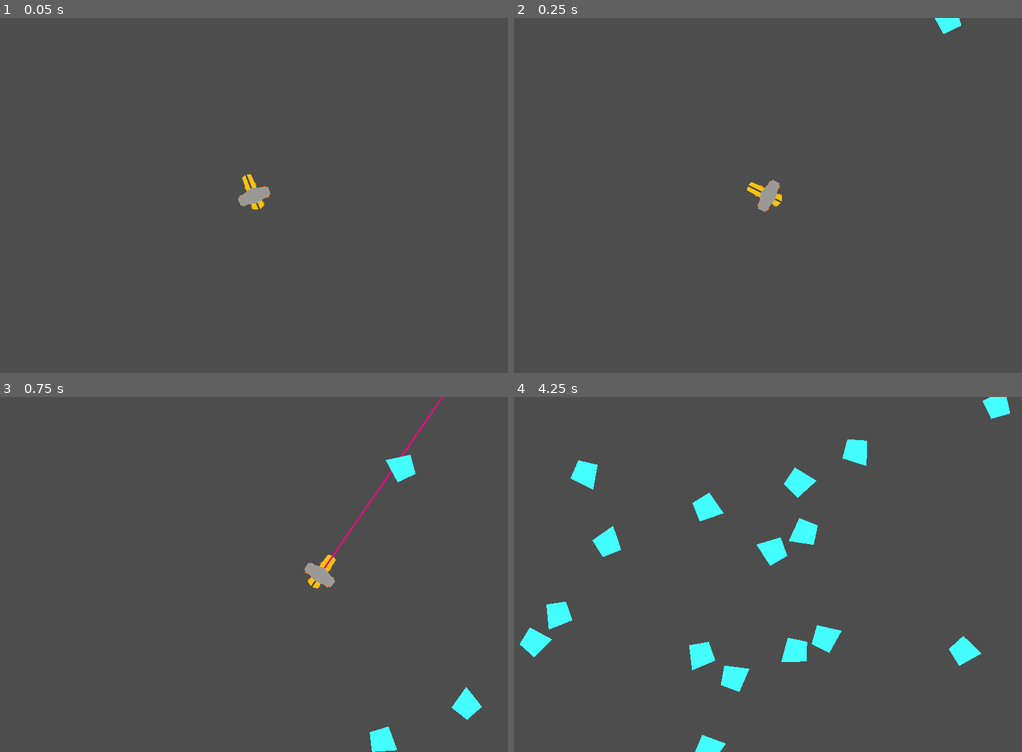
Above: before the commit, frames 1-4 (two rows, left to right).
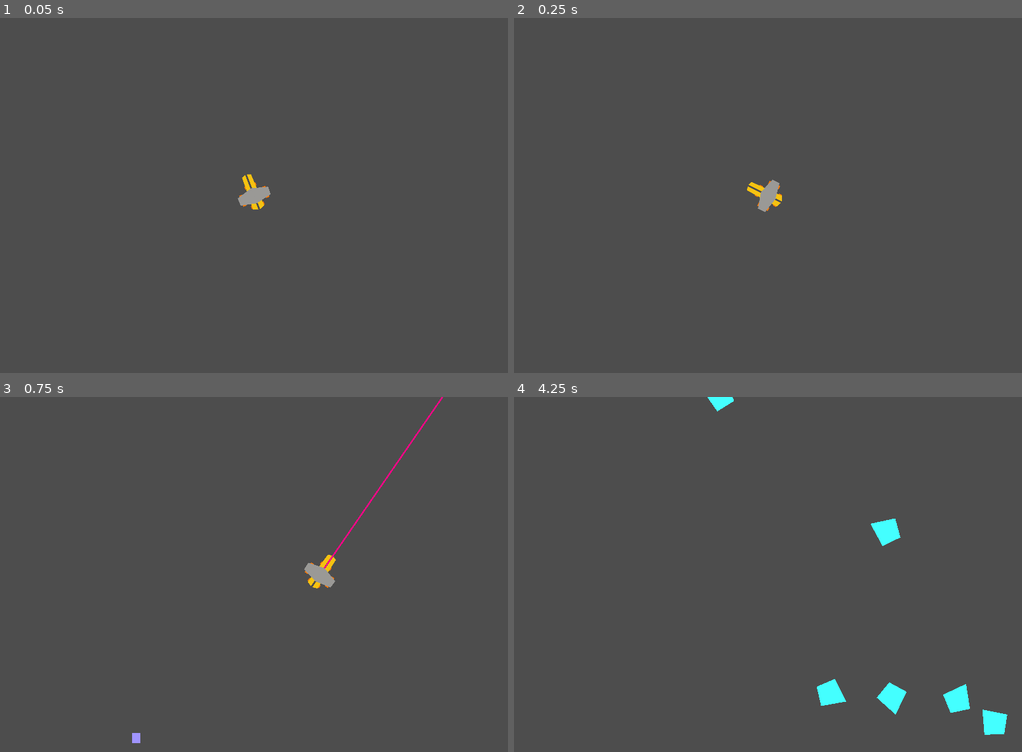
Above: after the commit, the same moments.

Repository: starshinePerigee/gun-with-engine
Game: Godot game, scene res://main.tscn
The game is run twice, just before and just after one commit, with the same random seed, the same clock (stepped at 60 frames per second) and the same inputs.
Inputs (mouse positions are in pixels of both pictures, inside the frame that each line leads up to):
- Up to frame 1 (0.05 s): no input
- Up to frame 2 (0.25 s): no input
- Up to frame 3 (0.75 s): move the mouse to (365, 556) at 0.52 s; hold Right (ui_right) from 0.53 s (still down); click (365, 556) at 0.67 s
- Up to frame 4 (4.25 s): move the mouse to (666, 592) at 1.27 s; release Right (ui_right) at 1.28 s; hold Down (ui_down) 1.28-2.03 s; click (666, 592) at 1.42 s; move the mouse to (818, 496) at 2.02 s; hold Right (ui_right) 2.03-2.78 s; click (818, 496) at 2.17 s; move the mouse to (742, 645) at 2.77 s; hold Up (ui_up) 2.78-3.53 s; click (742, 645) at 2.92 s; move the mouse to (920, 627) at 3.52 s; hold Left (ui_left) from 3.53 s (still down); click (920, 627) at 3.67 s

Frame 1 is identical in both runs. In frame 2, 0.2% of the frame differs, in the area x 82-88%, y 0-5%; in frame 3, 0.9%; in frame 4, 5.8%, in the area x 1-98%, y 0-100%.

Commit message:
Added a heat bar and the initial heat mechanic. This is a game now!

Diff:
--- /dev/null
+++ b/SpawnTimer.gd
@@ -0,0 +1,15 @@
+extends Timer
+
+
+# Called when the node enters the scene tree for the first time.
+func _ready():
+	pass # Replace with function body.
+
+
+# Called every frame. 'delta' is the elapsed time since the previous frame.
+func _process(delta):
+	pass
+
+
+func _on_start_timer_timeout():
+	start()
--- /dev/null
+++ b/heat_bar.gd
@@ -0,0 +1,28 @@
+extends Node2D
+
+@export var base_color = Color('a094ff')
+@export var hot_color = Color('ff0000')
+@export var max_width = 500
+var height = 20
+
+
+# Called when the node enters the scene tree for the first time.
+func _ready():
+	$ColorRect.size = Vector2(max_width, height)
+	$ColorRect.color = base_color
+
+
+# Called every frame. 'delta' is the elapsed time since the previous frame.
+func _process(delta):
+	pass
+
+
+func set_size(width_factor):
+	var new_size = Vector2(max_width * width_factor, height)
+	$ColorRect.size = new_size
+
+func overheat():
+	$ColorRect.color = hot_color
+
+func cooldown():
+	$ColorRect.color = base_color
--- /dev/null
+++ b/heat_bar.tscn
@@ -0,0 +1,20 @@
+[gd_scene load_steps=2 format=3 uid="uid://c4gnnesq6pjp6"]
+
+[ext_resource type="Script" path="res://heat_bar.gd" id="1_1m7ax"]
+
+[node name="HeatBar" type="Node2D"]
+script = ExtResource("1_1m7ax")
+
+[node name="ColorRect" type="ColorRect" parent="."]
+anchors_preset = 8
+anchor_left = 0.5
+anchor_top = 0.5
+anchor_right = 0.5
+anchor_bottom = 0.5
+offset_left = -250.0
+offset_top = -10.0
+offset_right = 250.0
+offset_bottom = 10.0
+grow_horizontal = 2
+grow_vertical = 2
+color = Color(0.627451, 0.580392, 1, 1)
--- a/laser.gd
+++ b/laser.gd
@@ -1,6 +1,13 @@
 extends Area2D
 
 signal please_die(target: String)
+signal laser_strength(strength: float)
+signal laser_overheated
+signal laser_cool
+
+@export var max_laser = 2.0
+var laser_cooling_down = false
+var laser_heat = 0
 
 
 # Called when the node enters the scene tree for the first time.
@@ -10,12 +17,21 @@
 
 # Called every frame. 'delta' is the elapsed time since the previous frame.
 func _process(delta):
-	if Input.is_mouse_button_pressed(MOUSE_BUTTON_LEFT):
+	if Input.is_mouse_button_pressed(MOUSE_BUTTON_LEFT) and not laser_cooling_down:
 		self.show()
 		$CollisionShape2D.disabled = false
+		laser_heat = clamp(laser_heat + delta, 0.0, max_laser)
+		if laser_heat >= max_laser:
+			laser_overheated.emit()
+			laser_cooling_down = true
 	else:
 		self.hide()
 		$CollisionShape2D.disabled = true
+		laser_heat = clamp(laser_heat - delta, 0.0, max_laser)
+		if laser_heat <= 0:
+			laser_cooling_down = false
+			laser_cool.emit()
+	laser_strength.emit(laser_heat / max_laser)
 
 
 func _on_body_entered(body):
--- a/main.tscn
+++ b/main.tscn
@@ -1,9 +1,11 @@
-[gd_scene load_steps=6 format=3 uid="uid://d3avwhqlpip51"]
+[gd_scene load_steps=8 format=3 uid="uid://d3avwhqlpip51"]
 
 [ext_resource type="PackedScene" uid="uid://04kba1s4rs0m" path="res://player.tscn" id="1_02m18"]
 [ext_resource type="Script" path="res://main.gd" id="1_sqxsp"]
 [ext_resource type="PackedScene" uid="uid://dd4xm61kv0n82" path="res://laser.tscn" id="2_nmrla"]
 [ext_resource type="PackedScene" uid="uid://dreqg134bav4l" path="res://enemybase.tscn" id="3_81kwa"]
+[ext_resource type="Script" path="res://SpawnTimer.gd" id="5_cqd0c"]
+[ext_resource type="PackedScene" uid="uid://c4gnnesq6pjp6" path="res://heat_bar.tscn" id="5_uka6i"]
 
 [sub_resource type="Curve2D" id="Curve2D_vgdel"]
 _data = {
@@ -23,11 +25,22 @@
 
 [node name="SpawnTimer" type="Timer" parent="."]
 wait_time = 0.2
-autostart = true
+script = ExtResource("5_cqd0c")
 
 [node name="MobPath" type="Path2D" parent="."]
 curve = SubResource("Curve2D_vgdel")
 
 [node name="MobSpawnLocation" type="PathFollow2D" parent="MobPath"]
 
+[node name="HeatBar" parent="." instance=ExtResource("5_uka6i")]
+position = Vector2(510, 672)
+
+[node name="StartTimer" type="Timer" parent="."]
+wait_time = 3.0
+autostart = true
+
+[connection signal="laser_cool" from="Player/Laser" to="HeatBar" method="cooldown"]
+[connection signal="laser_overheated" from="Player/Laser" to="HeatBar" method="overheat"]
+[connection signal="laser_strength" from="Player/Laser" to="HeatBar" method="set_size"]
 [connection signal="timeout" from="SpawnTimer" to="." method="_on_spawn_timer_timeout"]
+[connection signal="timeout" from="StartTimer" to="SpawnTimer" method="_on_start_timer_timeout"]
